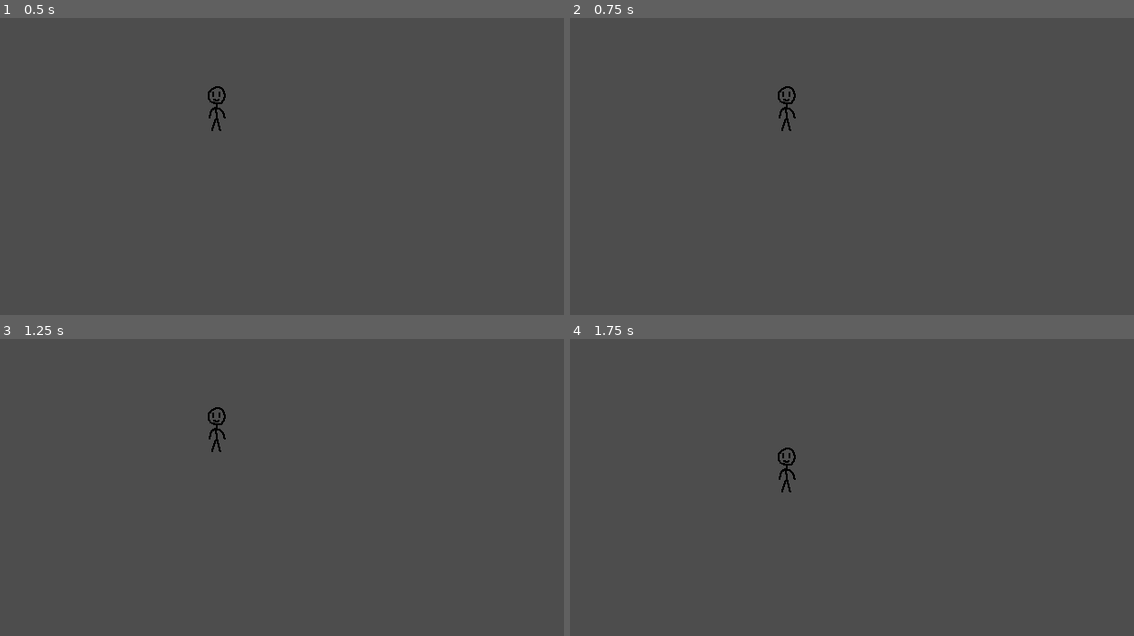
Above: before the commit, frames 1-4 (two rows, left to right).
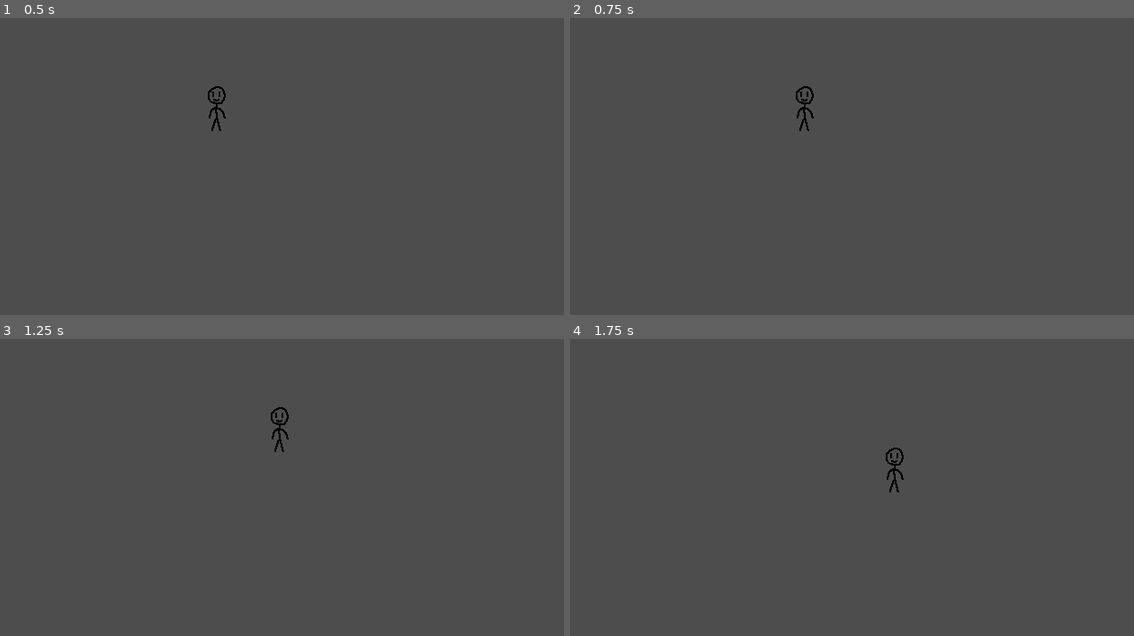
Above: after the commit, the same moments.

Repository: dullxxisdead/My-Godot-Journey
Game: Godot game, scene res://main_node_2d.tscn
The game is run twice, just before and just after one commit, with the same random seed, the same clock (stepped at 60 frames per second) and the same inputs.
Inputs:
- Up to frame 1 (0.5 s): no input
- Up to frame 2 (0.75 s): tap Enter at 0.5 s; hold D (MovePlayerRight) from 0.53 s (still down)
- Up to frame 3 (1.25 s): keep holding D (MovePlayerRight)
- Up to frame 4 (1.75 s): release D (MovePlayerRight) at 1.28 s; hold S (MovePlayerDown) from 1.28 s (still down)

Frame 1 is identical in both runs. In frame 2, 0.3% of the frame differs, in the area x 36-44%, y 22-39%; in frame 3, 0.3%; in frame 4, 0.3%.

Commit message:
21:17

Diff:
--- a/interactive-door/player.gd
+++ b/interactive-door/player.gd
@@ -1,20 +1,16 @@
 extends CharacterBody2D
 
-func _physics_process(delta: float) -> void:
+func _physics_process(float) -> void:
 	if Input.is_action_pressed("MovePlayerUP"):
-		velocity.y = -100
+		velocity.y =+ -100
+	elif Input.is_action_pressed("MovePlayerRight"):
+		velocity.x =+ 100
+	elif Input.is_action_pressed("MovePlayerDown"):
+		velocity.y =+ 100
+	elif Input.is_action_pressed("MovePlayerLeft"):
+		velocity.x =+ -100
 	else:
-		velocity.y = 0
-	if Input.is_action_pressed("MovePlayerRight"):
-		velocity.x = 100
-	else:
-		velocity.x = 0
-	if Input.is_action_pressed("MovePlayerDown"):
-		velocity.y = 100
-	else:
-		velocity.y = 0
-	if Input.is_action_pressed("MovePlayerLeft"):
-		velocity.x = -100
-	else:
-		velocity.x = 0
+		if not Input.is_anything_pressed():
+			velocity.x = 0
+			velocity.y = 0
 	move_and_slide()
--- a/interactive-door/project.godot
+++ b/interactive-door/project.godot
@@ -20,7 +20,6 @@
 window/size/viewport_width=800
 window/size/viewport_height=450
 window/stretch/mode="canvas_items"
-window/stretch/aspect="expand"
 
 [input]
 
